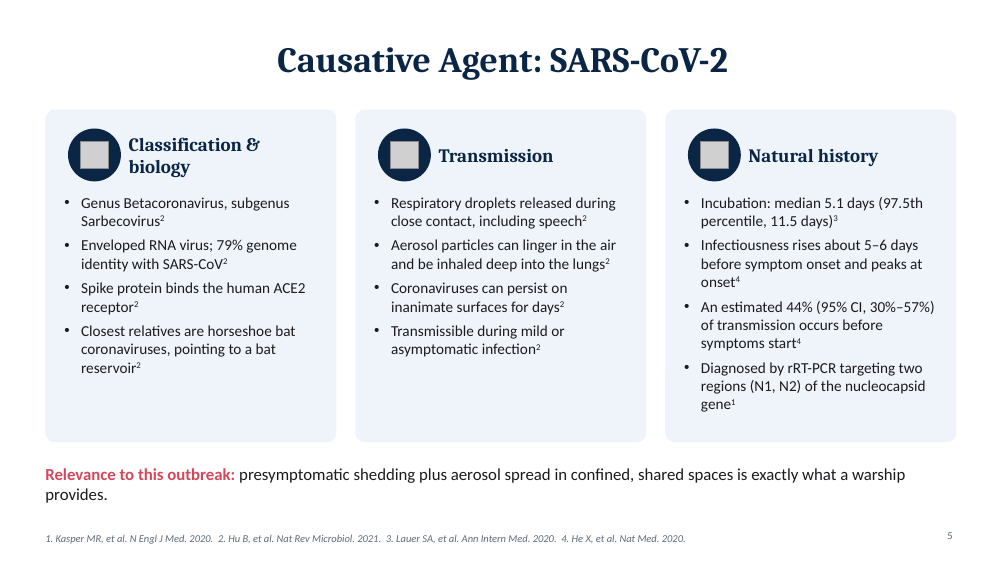
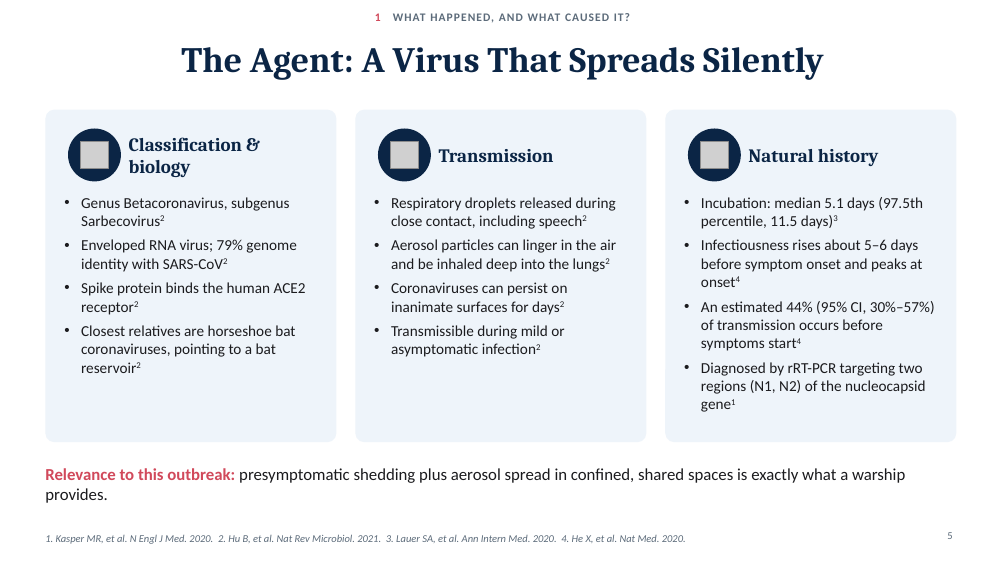
Before and after one commit to adebowa96/Research, a slide deck: slide 5 of Outbreak_of_the_Day/Covid19_Aircraft_Carrier_Outbreak.pptx. Drawn at 1008x567 pixels with LibreOffice and Linux fonts; fonts in the diff are those of the drawing; grey boxes stand for pictures. Boxes give left, top, right and bottom in pixels: in the first picture for what was removed or moved away, otherwise in the second. Text is boxed around its words. In the diff, an @@ line names an element or a change of style, - is before the commit and + after.

```diff
--- a/Outbreak_of_the_Day/Covid19_Aircraft_Carrier_Outbreak.pptx
+++ b/Outbreak_of_the_Day/Covid19_Aircraft_Carrier_Outbreak.pptx
@@ text added at (375,13,630,22), 11 pt, text #5C6B7A, bold @@
+1 WHAT HAPPENED, AND WHAT CAUSED IT?
@@ title at (181,47,824,80): text changed @@
-Causative Agent: SARS-CoV-2
+The Agent: A Virus That Spreads Silently
```
Also in this commit, not shown: 18 other slides changed.
